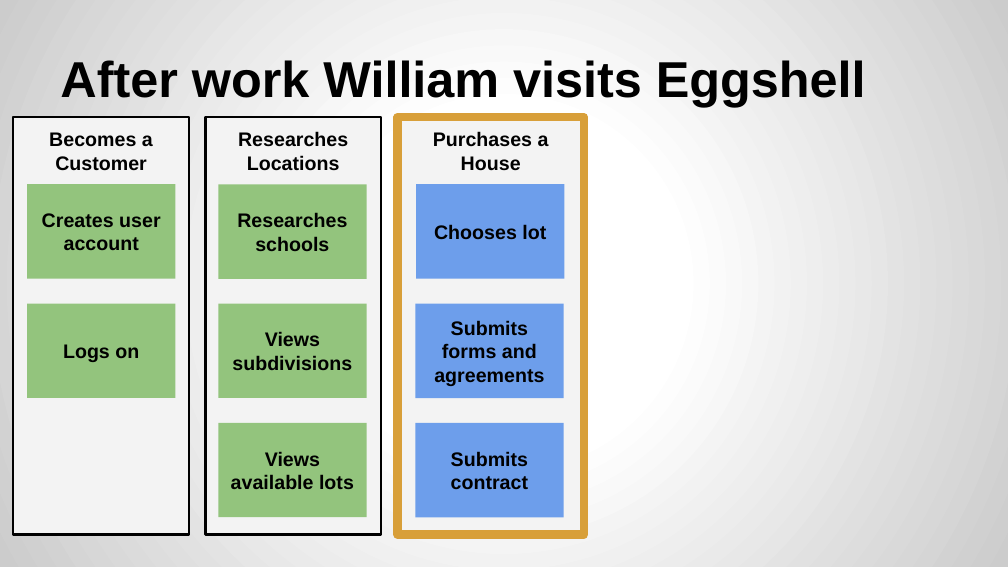
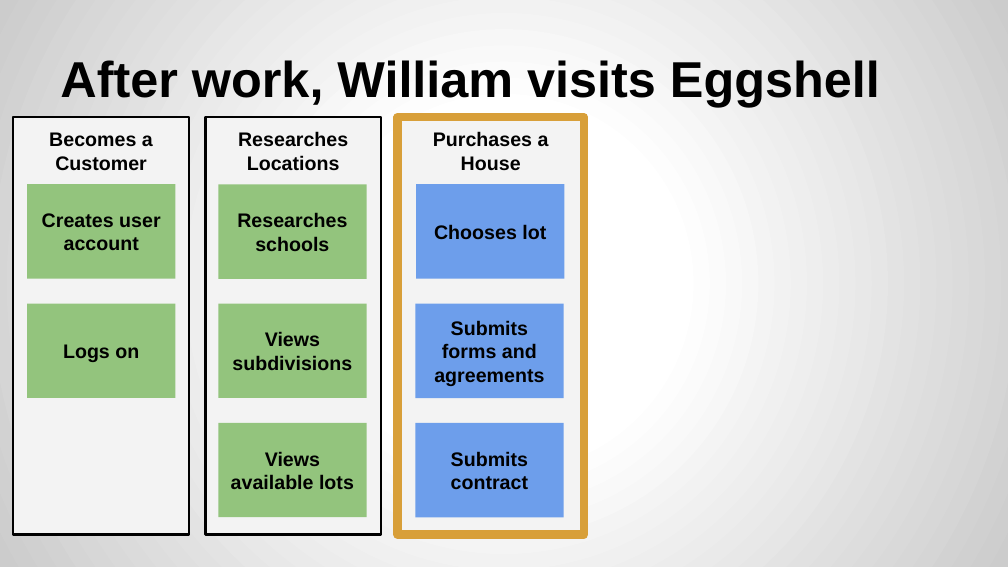
Before and after one commit to XuefengZhai/Database_Project, a slide deck: slide 6 of G3_eggshell/G3_Presentation.pptx. Drawn at 1008x567 pixels with LibreOffice and Linux fonts; fonts in the diff are those of the drawing. Boxes give left, top, right and bottom in pixels: in the first picture for what was removed or moved away, otherwise in the second. Text is boxed around its words. In the diff, an @@ line names an element or a change of style, - is before the commit and + after.

```diff
--- a/G3_eggshell/G3_Presentation.pptx
+++ b/G3_eggshell/G3_Presentation.pptx
@@ title at (60, 60, 880, 106): text changed @@
-After work William visits Eggshell
+After work, William visits Eggshell
```
Also in this commit, not shown: 6 other slides changed, 8 slides added, 1 other file.
